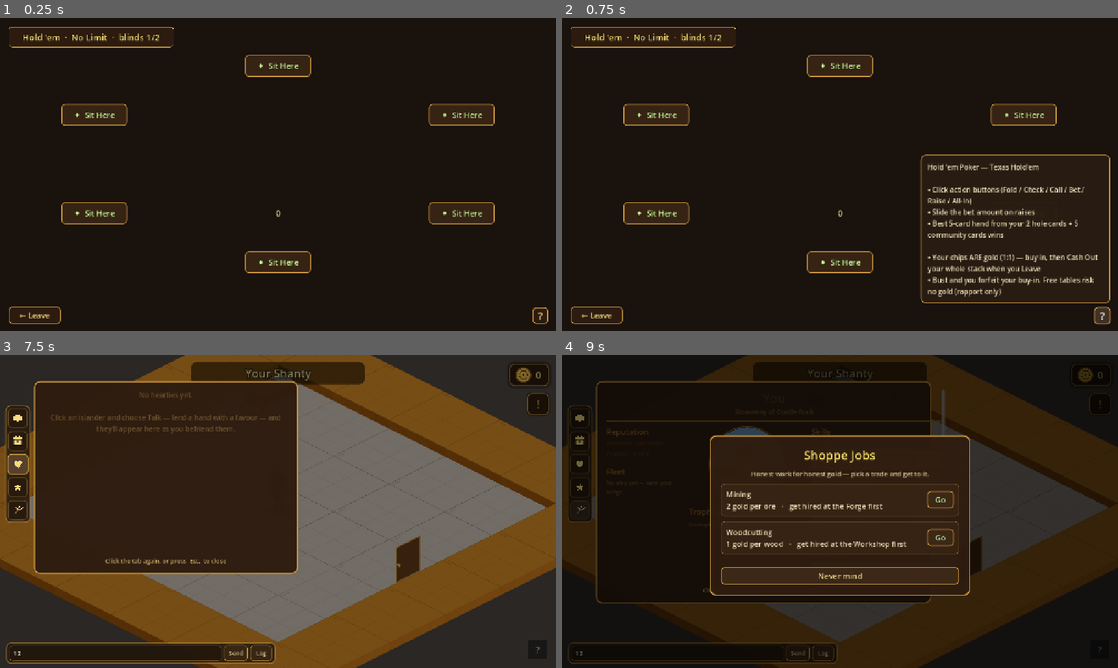
Above: before the commit, frames 1-4 (two rows, left to right).
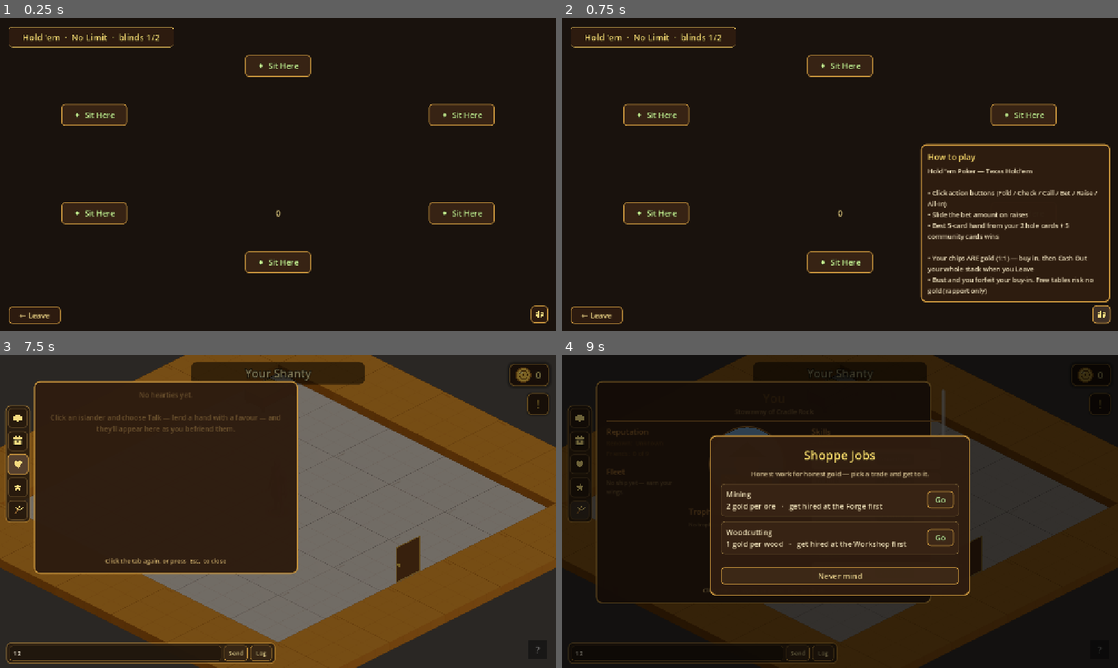
Above: after the commit, the same moments.

Repository: TairoyZone/shivaliva-shanty
Game: Godot game, scene res://puzzles/poker/poker_scene.tscn
The game is run twice, just before and just after one commit, with the same random seed, the same clock (stepped at 60 frames per second) and the same inputs. This scene is started directly instead of the project's main scene.
Inputs (mouse positions are in pixels of both pictures, inside the frame that each line leads up to):
- Up to frame 1 (0.25 s): no input
- Up to frame 2 (0.75 s): click (1101, 315) at 0.52 s
- Up to frame 3 (7.5 s): click "← Leave" at 1.25 s; click "New Game" at 2 s; click "Let's get to it" at 2.75 s; click (116, 652) at 3.52 s; type "12" at 3.6 s; click "!" at 4.25 s; click "X" at 5 s; click (16, 417) at 5.77 s; click (16, 442) at 6.52 s; click (16, 464) at 7.27 s
- Up to frame 4 (9 s): click (578, 486) at 8.02 s; click (578, 511) at 8.75 s

The runs differ from the first frame. In frame 1, less than 0.1% of the frame differs, in the area x 95-99%, y 91-98%; in frame 2, 4.1%, in the area x 64-99%, y 40-98%; in frame 3, less than 0.1%; in frame 4, less than 0.1%.

Commit message:
feat(ui): in-puzzle tutorial — the per-puzzle '?' becomes a foldable 📖 Tutorial card
Increment 3 of the user-panel redesign: kills the hover '?' in favour of the same Tutorial UX everywhere.
- PuzzleScene.set_help_text now builds a 📖 book button (same MenuGlyph as the user panel's rail Tutorial
  tab) that CLICK-toggles a 'How to play' card open/shut (fades in), replacing the old hover '?'. Kept the
  proven bottom-right footprint so it can't collide with any puzzle's board/HUD. All 8 puzzles inherit it
  unchanged (they still call set_help_text with their live text — dynamic help like the Loft's still works).
Verified: headless scan parses clean; save.cfg untouched.

Co-Authored-By: Claude Opus 4.8 (1M context) <noreply@anthropic.com>

Diff:
--- a/components/puzzle_scene/puzzle_scene.gd
+++ b/components/puzzle_scene/puzzle_scene.gd
@@ -107,11 +107,10 @@
 	layer.add_child(btn)
 
 
-## STANDING RULE (Troy 2026-06-01): puzzle instructions live behind a hoverable
-## "?" button — NEVER a long text strip under the board (it runs off-screen + reads
-## messy). Concrete puzzles call this with their how-to-play text; reuse everywhere.
-## A small "?" sits bottom-right; hovering it reveals a fixed-width, word-wrapped
-## panel just above it (so it can never overflow the screen).
+## Puzzle instructions live behind a 📖 TUTORIAL button (Troy: never a strip under the board — it runs
+## off-screen). A small book sits bottom-right; CLICK it to fold a word-wrapped how-to card open/shut — the
+## in-puzzle face of the user panel's Tutorial tab (it replaced the old hover "?" 2026-06-07, same book glyph
+## + footprint so help reads the same everywhere). Concrete puzzles call this with their how-to-play text.
 func set_help_text(text: String) -> void:
 
 	var layer : CanvasLayer = CanvasLayer.new()
@@ -119,63 +118,87 @@
 	layer.name = "HelpLayer"
 	add_child(layer)
 
-	# The instruction panel — hidden until the "?" is hovered.
-	var panel : PanelContainer = PanelContainer.new()
+	# The tutorial CARD — bottom-right (where the old help panel sat), hidden until the book is clicked.
+	var card : PanelContainer = PanelContainer.new()
 	var ps : StyleBoxFlat = StyleBoxFlat.new()
-	ps.bg_color = Color(0.16, 0.11, 0.07, 0.97)
-	ps.border_color = Color(0.78, 0.58, 0.24, 1.0)
-	ps.set_border_width_all(2)
-	ps.set_corner_radius_all(10)
+	ps.bg_color = Color(0.18, 0.11, 0.06, 0.98)
+	ps.border_color = Palette.BRASS_FRAME
+	ps.set_border_width_all(3)
+	ps.set_corner_radius_all(12)
 	ps.set_content_margin_all(16)
-	panel.add_theme_stylebox_override("panel", ps)
-	panel.anchor_left = 1.0
-	panel.anchor_right = 1.0
-	panel.anchor_top = 1.0
-	panel.anchor_bottom = 1.0
-	panel.offset_left = -440.0
-	panel.offset_right = -18.0
-	panel.offset_bottom = -64.0
-	panel.grow_horizontal = Control.GROW_DIRECTION_BEGIN
-	panel.grow_vertical = Control.GROW_DIRECTION_BEGIN
-	panel.mouse_filter = Control.MOUSE_FILTER_IGNORE
-	panel.visible = false
+	card.add_theme_stylebox_override("panel", ps)
+	card.anchor_left = 1.0
+	card.anchor_right = 1.0
+	card.anchor_top = 1.0
+	card.anchor_bottom = 1.0
+	card.offset_left = -448.0
+	card.offset_right = -18.0
+	card.offset_bottom = -66.0
+	card.grow_horizontal = Control.GROW_DIRECTION_BEGIN
+	card.grow_vertical = Control.GROW_DIRECTION_BEGIN
+	card.mouse_filter = Control.MOUSE_FILTER_IGNORE
+	card.visible = false
+	var box : VBoxContainer = VBoxContainer.new()
+	box.add_theme_constant_override("separation", 8)
+	box.mouse_filter = Control.MOUSE_FILTER_IGNORE
+	card.add_child(box)
+	var head : Label = Label.new()
+	head.text = "How to play"
+	head.add_theme_font_size_override("font_size", 19)
+	head.add_theme_color_override("font_color", Color(0.98, 0.86, 0.42, 1.0))
+	box.add_child(head)
 	var label : Label = Label.new()
 	label.text = text
-	label.add_theme_font_size_override("font_size", 16)
-	label.add_theme_color_override("font_color", Color(0.94, 0.89, 0.74, 1.0))
+	label.add_theme_font_size_override("font_size", 15)
+	label.add_theme_color_override("font_color", Color(0.93, 0.88, 0.74, 1.0))
 	label.autowrap_mode = TextServer.AUTOWRAP_WORD
 	label.custom_minimum_size = Vector2(404.0, 0.0)
 	label.mouse_filter = Control.MOUSE_FILTER_IGNORE
-	panel.add_child(label)
-	layer.add_child(panel)
-
-	# The "?" button, bottom-right (opposite the Leave button), walnut/brass.
+	box.add_child(label)
+	layer.add_child(card)
+
+	# 📖 Tutorial book — bottom-right (replaces the old "?"), the same book glyph as the user panel's rail
+	# Tutorial tab. CLICK to fold the card open/shut (the YPP fold mechanic), instead of the old hover.
 	var btn : Button = Button.new()
-	btn.text = "?"
+	btn.custom_minimum_size = Vector2(40.0, 40.0)
+	btn.tooltip_text = "Tutorial — how to play"
 	btn.focus_mode = Control.FOCUS_NONE
 	btn.anchor_left = 1.0
 	btn.anchor_right = 1.0
 	btn.anchor_top = 1.0
 	btn.anchor_bottom = 1.0
-	btn.offset_left = -54.0
+	btn.offset_left = -58.0
 	btn.offset_right = -18.0
-	btn.offset_top = -54.0
-	btn.offset_bottom = -16.0
-	btn.add_theme_font_size_override("font_size", 22)
-	btn.add_theme_color_override("font_color", Color(0.97, 0.87, 0.55, 1.0))
+	btn.offset_top = -58.0
+	btn.offset_bottom = -18.0
 	for state in ["normal", "hover", "pressed"]:
 		var s : StyleBoxFlat = StyleBoxFlat.new()
 		var bg : Color = Color(0.18, 0.11, 0.06, 0.94)
 		if state == "hover":
 			bg = bg.lightened(0.10)
+		elif state == "pressed":
+			bg = bg.darkened(0.10)
 		s.bg_color = bg
-		s.border_color = Color(0.78, 0.58, 0.24, 1.0)
+		s.border_color = Palette.BRASS_FRAME
 		s.set_border_width_all(2)
-		s.set_corner_radius_all(8)
+		s.set_corner_radius_all(9)
 		btn.add_theme_stylebox_override(state, s)
-	btn.mouse_entered.connect(panel.show)
-	btn.mouse_exited.connect(panel.hide)
+	var glyph : MenuGlyph = MenuGlyph.new()
+	glyph.kind = "book"
+	glyph.set_anchors_preset(Control.PRESET_FULL_RECT)
+	glyph.mouse_filter = Control.MOUSE_FILTER_IGNORE
+	btn.add_child(glyph)
+	btn.pressed.connect(_toggle_help_card.bind(card))
 	layer.add_child(btn)
+
+
+# Fold the in-puzzle tutorial card open/shut; fades in (animate-everything) so it never pops.
+func _toggle_help_card(card: PanelContainer) -> void:
+
+	card.visible = not card.visible
+	if card.visible:
+		card.modulate.a = 0.0
+		create_tween().tween_property(card, "modulate:a", 1.0, 0.12)
 
 
 # Concrete puzzles call this when the game ends so the next click /
